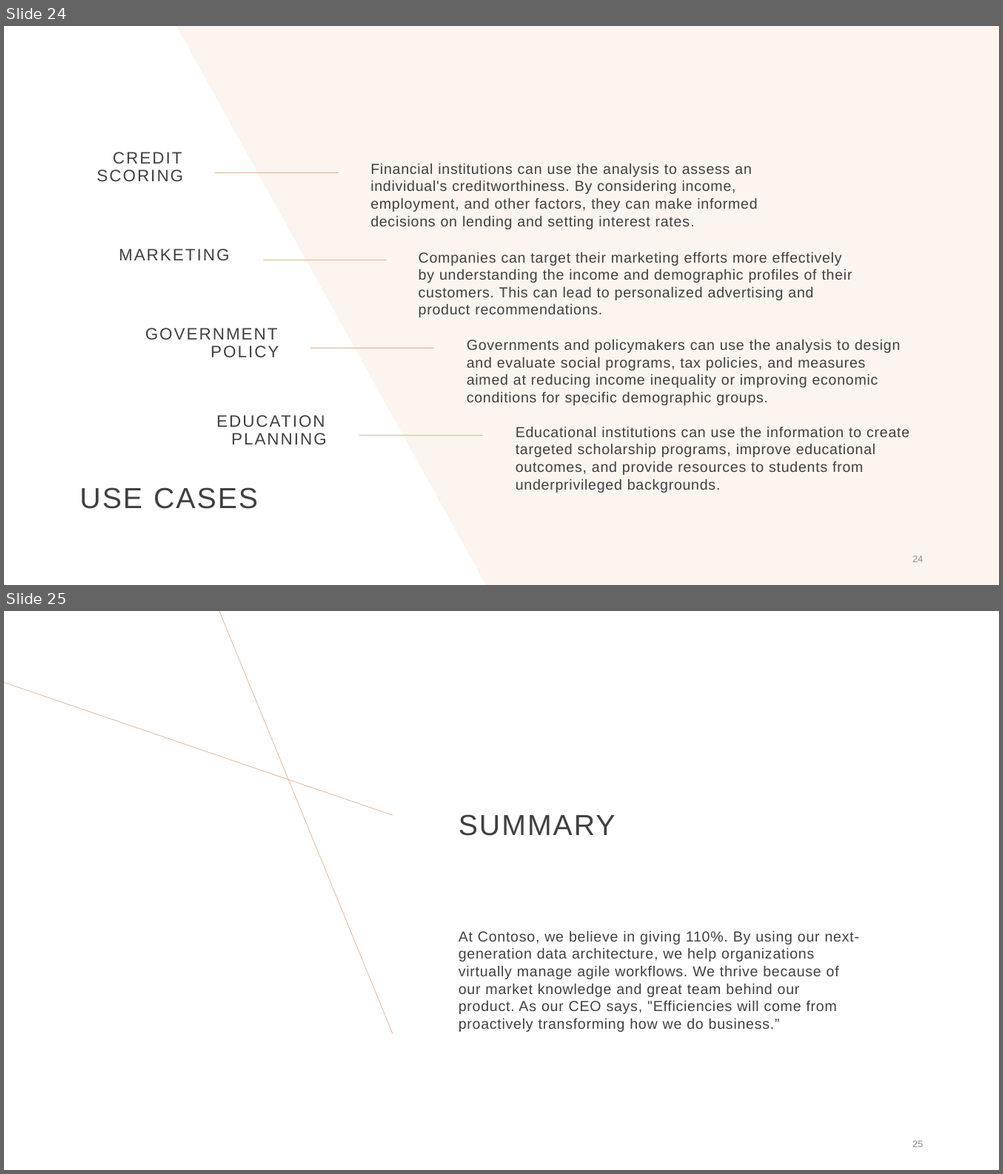
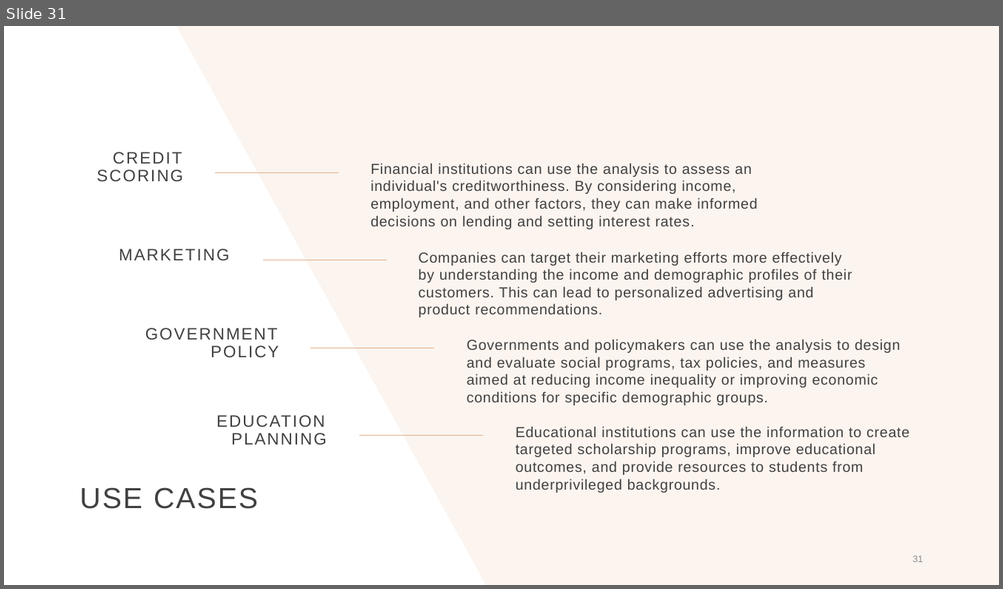
Before and after one commit to Hetansh-patel/Income-Prediction-With-R, a slide deck: R Project.pptx. Shown one above the other, each under a label of ours: slides 24 and 25 before the commit, slide 31 after it. The pictures are 1003x1174 and 1003x589 pixels, drawn with LibreOffice and Linux fonts; fonts in the diff are those of the drawing. Boxes give left, top, right and bottom in pixels: in the first picture for what was removed or moved away, otherwise in the second. Text is boxed around its words. In the diff, an @@ line names an element or a change of style, - is before the commit and + after.

```diff
--- a/R Project.pptx
+++ b/R Project.pptx
@@ slide 25 removed at (x1=4, y1=611, x2=999, y2=1170), background #FFFFFF @@
@@ line removed from (392, 1034) to (219, 611) @@
@@ line removed from (392, 815) to (4, 683) @@
@@ title removed at (x1=458, y1=815, x2=615, y2=836) @@
-SUMMARY
@@ text removed at (x1=458, y1=931, x2=859, y2=1032) @@
-At Contoso, we believe in giving 110%. By using our next-generation data architecture, we help organizations virtually manage agile workflows. We thrive because of our market knowledge and great team behind our product. As our CEO says, "Efficiencies will come from proactively transforming how we do business.”
@@ page number removed at (x1=912, y1=1141, x2=922, y2=1147) @@
-25
@@ what was slide 24 is now slide 31 @@
@@ page number at (x1=912, y1=556, x2=922, y2=562): text changed @@
-24
+31
```
Also in this commit, not shown: 4 slides changed, 8 slides added, 1 other slide removed.
